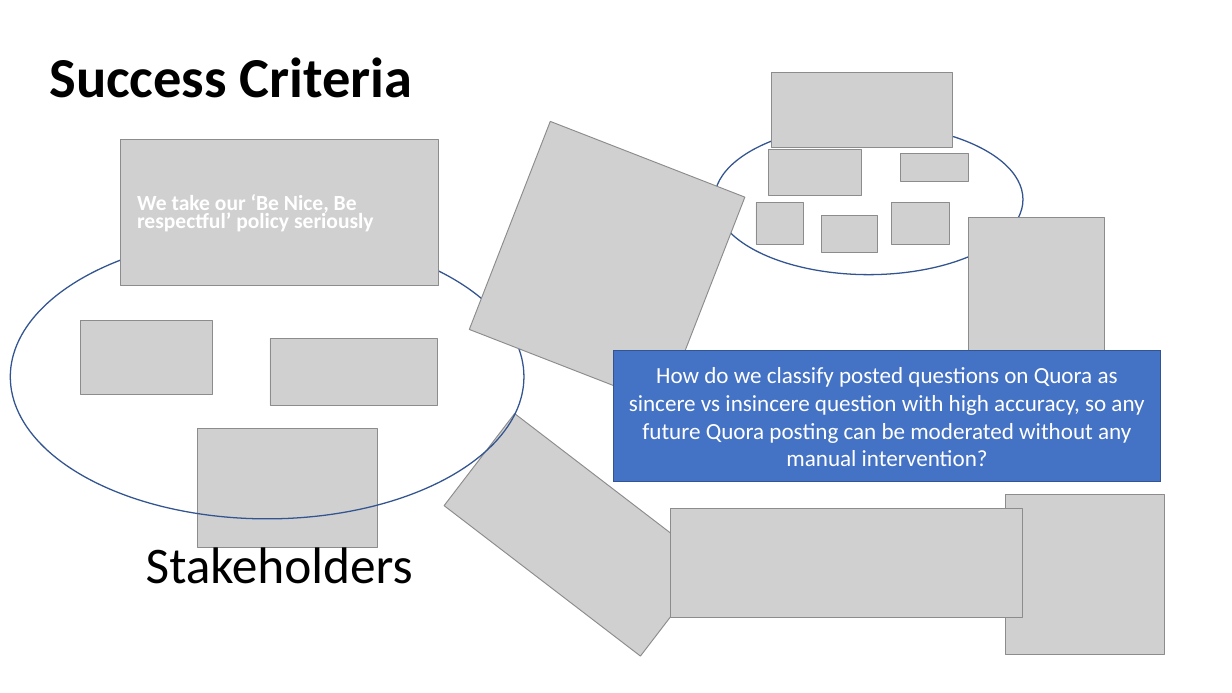
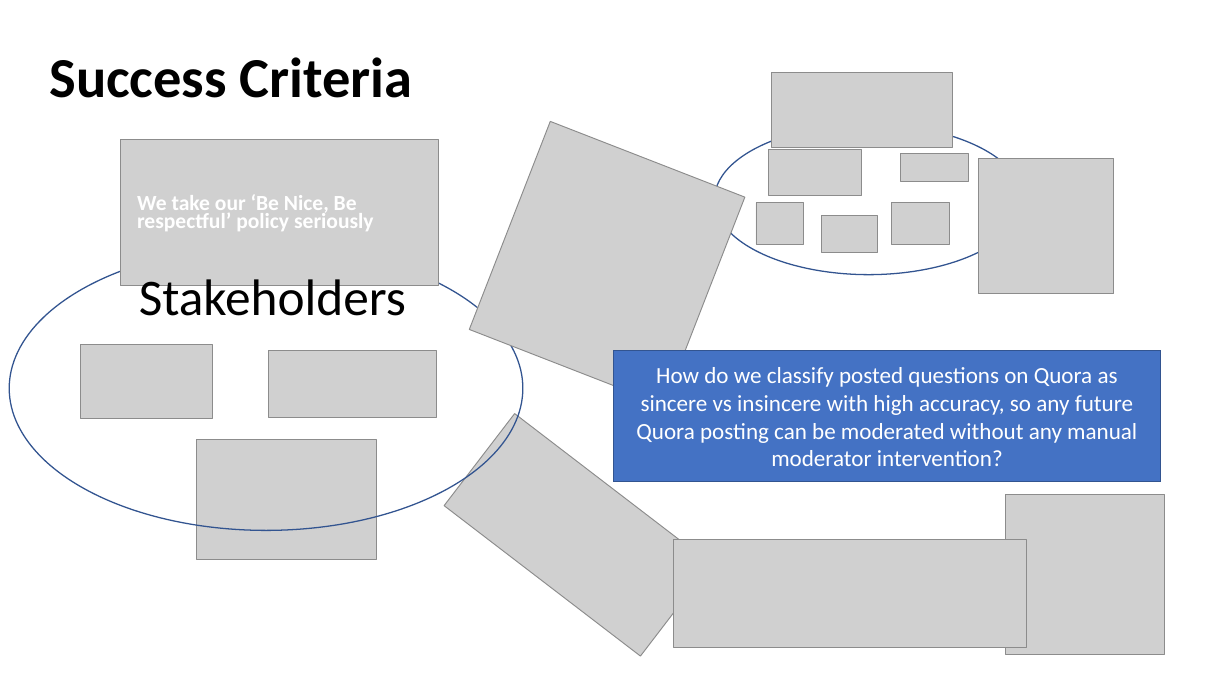
Before and after one commit to shalin4788/Springboard-Do-not-refer-, a slide deck: slide 3 of Capstone Two/reports/Capstone_Presentation.pptx. Drawn at 1232x693 pixels with LibreOffice and Linux fonts; fonts in the diff are those of the drawing; grey boxes stand for pictures. Boxes give left, top, right and bottom in pixels: in the first picture for what was removed or moved away, otherwise in the second. Text is boxed around its words. In the diff, an @@ line names an element or a change of style, - is before the commit and + after.

```diff
--- a/Capstone Two/reports/Capstone_Presentation.pptx
+++ b/Capstone Two/reports/Capstone_Presentation.pptx
@@ picture: place and size @@
-picture at [969, 217, 1104, 353]
+picture at [979, 158, 1115, 294]
@@ 2 pictures, 1 ellipse: place and size @@
-2 pictures, 1 ellipse at [10, 235, 524, 547]
+2 pictures, 1 ellipse at [9, 246, 523, 559]
@@ text "Stakeholders": place and size @@
-text "Stakeholders" at [146, 540, 413, 584]
+text "Stakeholders" at [139, 273, 406, 316]
@@ picture: place and size @@
-picture at [80, 321, 213, 395]
+picture at [80, 345, 213, 419]
@@ text in rectangle at [636, 367, 1137, 466]: text changed @@
-How do we classify posted questions on Quora as sincere vs insincere question with high accuracy, so any future Quora posting can be moderated without any manual intervention?
+How do we classify posted questions on Quora as sincere vs insincere with high accuracy, so any future Quora posting can be moderated without any manual moderator intervention?
@@ picture: place and size @@
-picture at [670, 509, 1023, 617]
+picture at [674, 539, 1027, 647]
```
Also in this commit, not shown: 11 other slides changed, 1 other file.
